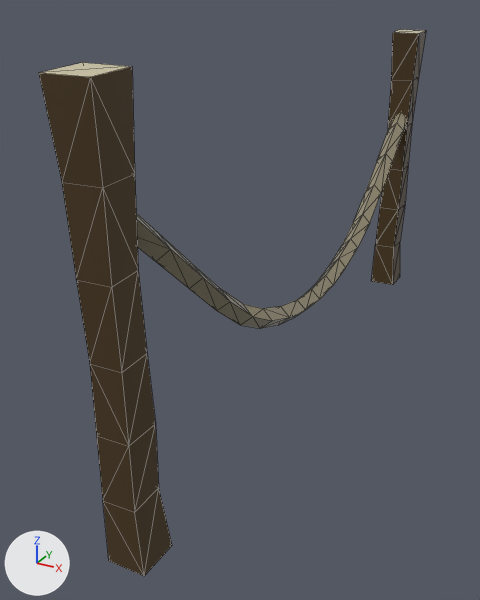
The FBX model Assets/Art/Enviroment/_neopravené/Fencees_01/FencesLODs/fence1.fbx, before and after one commit.
One viewpoint serves both versions: a 50 mm camera at (-2.16, -1.75, 1.1) aimed at (-3.04, -0.16, 0.31). The axes (+X, +Y, +Z) are drawn at lower left. The lights are the same throughout. Mesh edges are drawn as thin lines. Objects named as collision shapes, trigger or cutter boxes, shadow casters or lower levels of detail are left out. Where no turn or scale is listed for an object, it has been applied to the vertices.

Objects in the first picture: 'fence1_LOD0'.
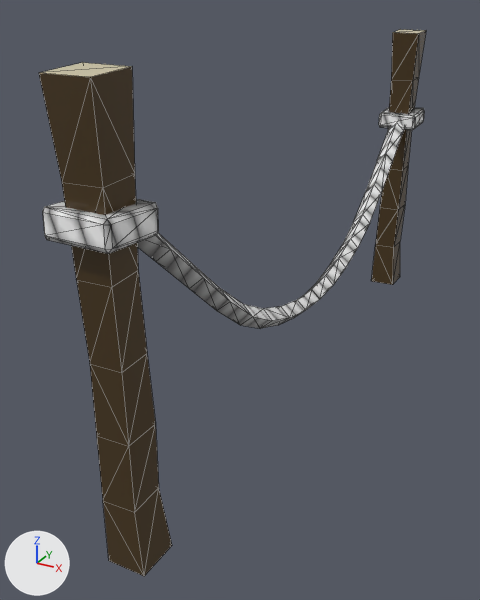
The newer file is also turned or shifted as a whole; pictures and numbers use the older file's frame.

The edits, one by one:
Picture 'Rope_AO.jpg' (img_rope_ao_jpg) is new.
In material 'Rope' (mat_rope), base_color is no longer (0.309, 0.274, 0.182), yellow #978f76.
In material 'Rope' (mat_rope), texture is now set to img_rope_ao_jpg.
Material 'rope2' (mat_rope2) is new.
Its texture is img_rope_ao_jpg.
Its roughness is 0.859.
Mesh me_mesh_003 is new.
It has 64 vertices, 112 faces and spans x -0.09..0.07, y -1.44..0.54, z 1.54..1.67.
It uses material mat_rope2 (picture img_rope_ao_jpg).
Object 'rope' (ob_rope) is new; it shows me_mesh_003.
Its location is (-2.889, 0.45, -0.863).

Location of each change, [x1, y1, x2, y2] in pixels of the pictures (480 x 600 px):
'fence1_LOD0', surface changed (yellow to grey)
    both: [64, 93, 415, 328]
'rope', added
    after: [43, 107, 424, 254]
